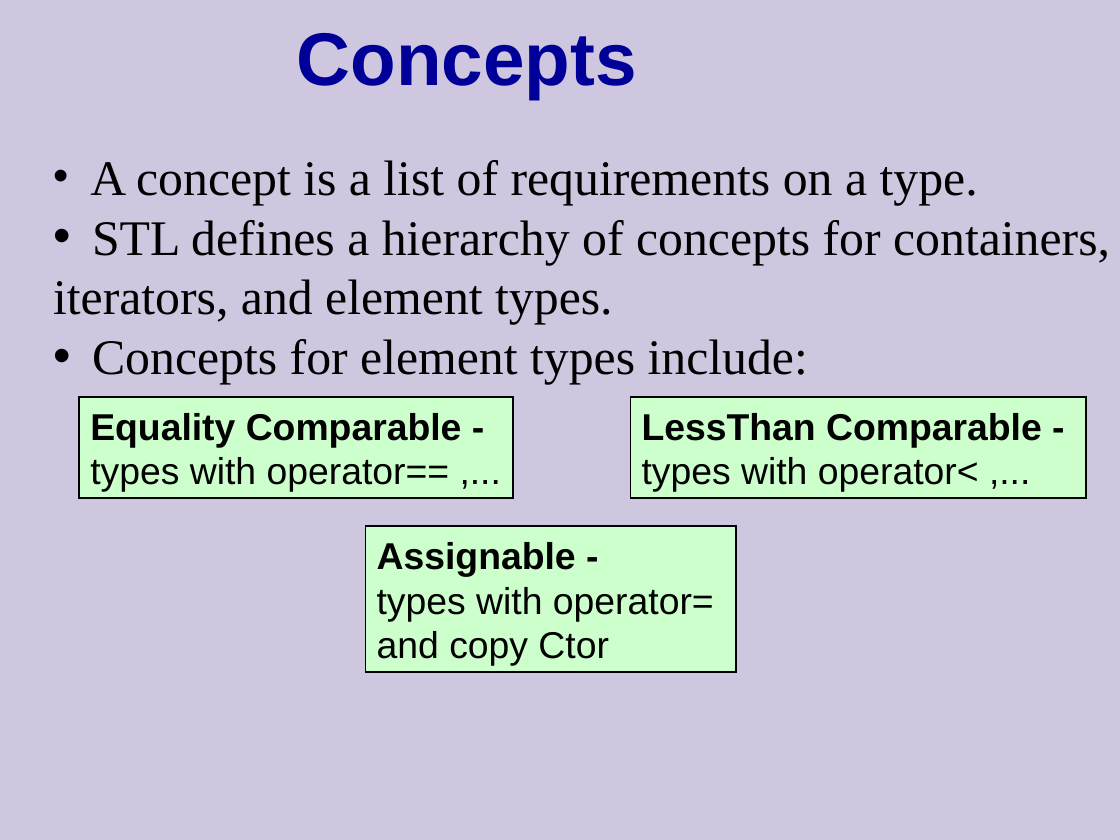
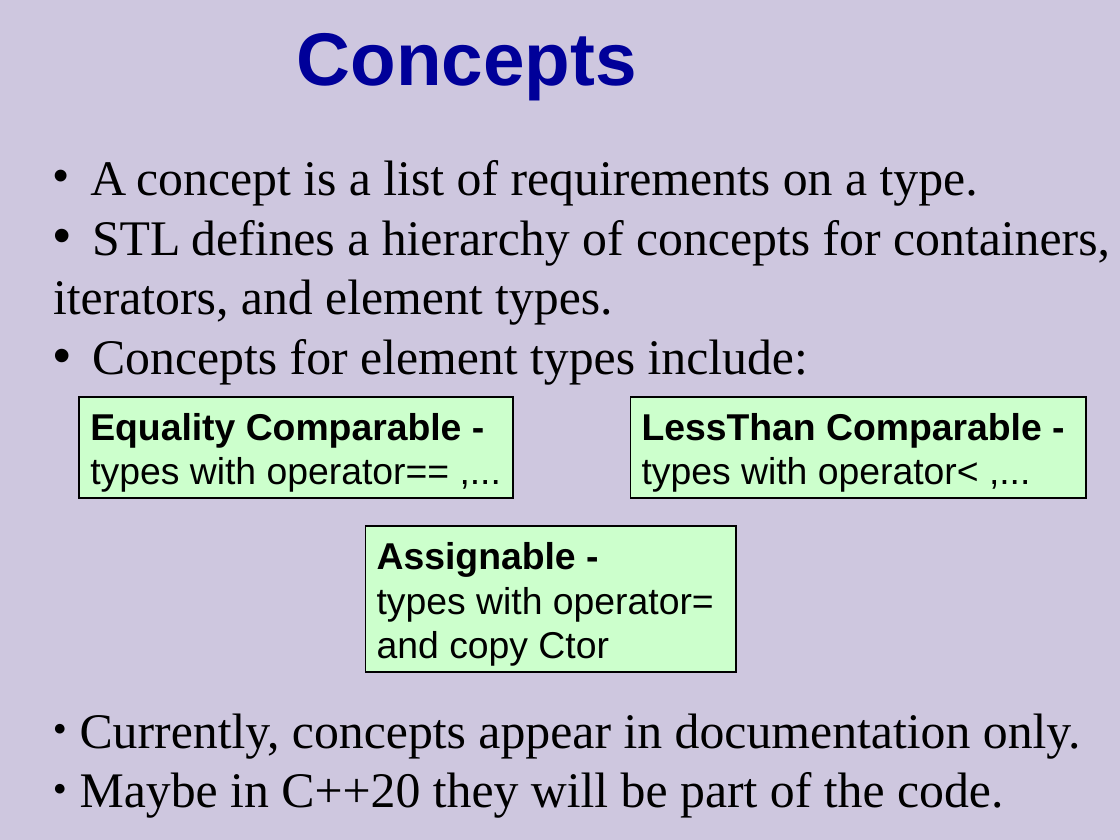
Before and after one commit to cpp-at-ariel/cpp-5779, a slide deck: slide 2 of 10-stl-containers/slides.odp (slide 9 before the commit). Drawn at 1120x840 pixels with LibreOffice and Linux fonts; fonts in the diff are those of the drawing. Boxes give left, top, right and bottom in pixels: in the first picture for what was removed or moved away, otherwise in the second. Text is boxed around its words. In the diff, an @@ line names an element or a change of style, - is before the commit and + after.

```diff
--- a/10-stl-containers/slides.odp
+++ b/10-stl-containers/slides.odp
@@ free "A concept is a list ..." resized from (x1=41, y1=140, x2=1120, y2=756) to (x1=41, y1=140, x2=1120, y2=823) @@
@@ text in free at (x1=80, y1=713, x2=1081, y2=818): paragraphs added @@
+● Currently, concepts appear in documentation only.
+● Maybe in C++20 they will be part of the code.
```
Also in this commit, not shown: 2 other slides changed, 13 slides removed, 2 other files.
